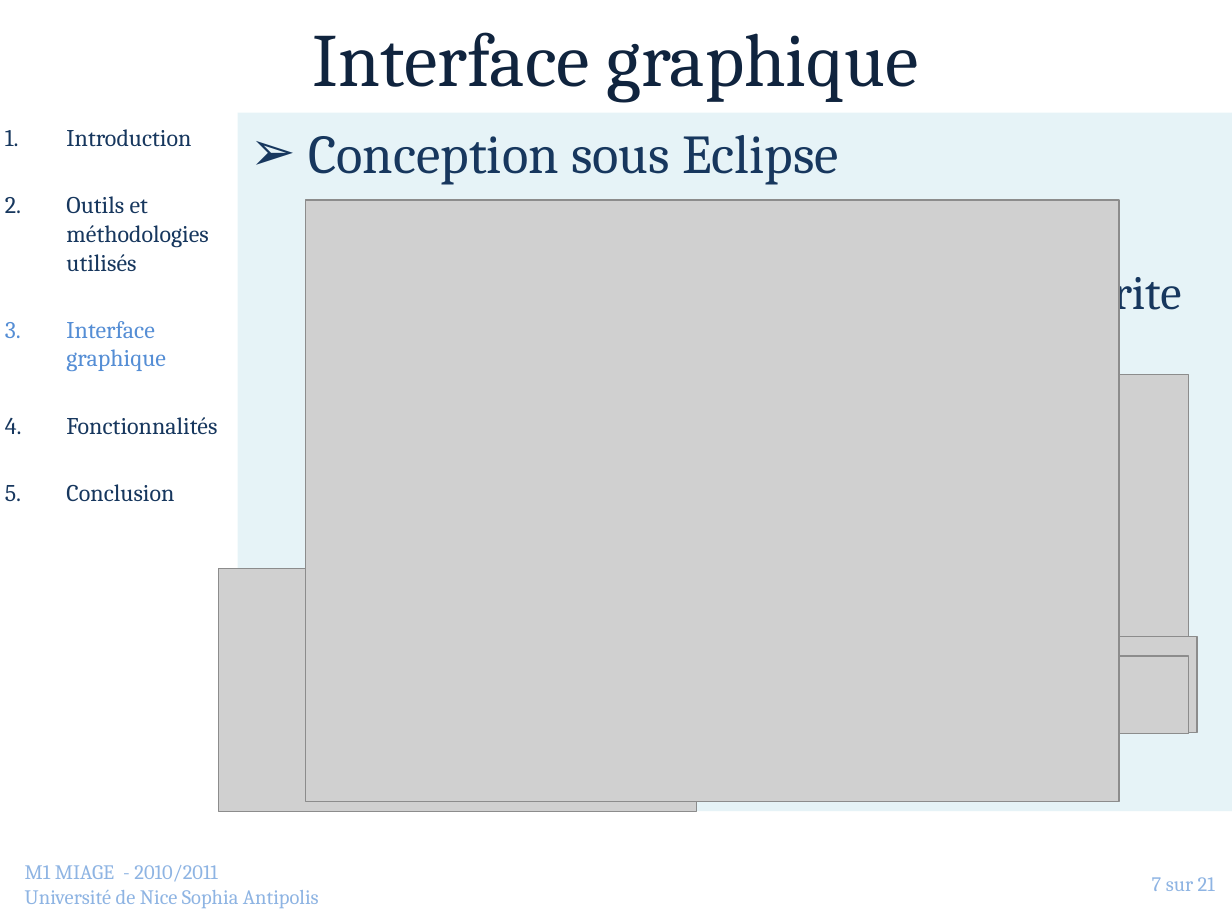
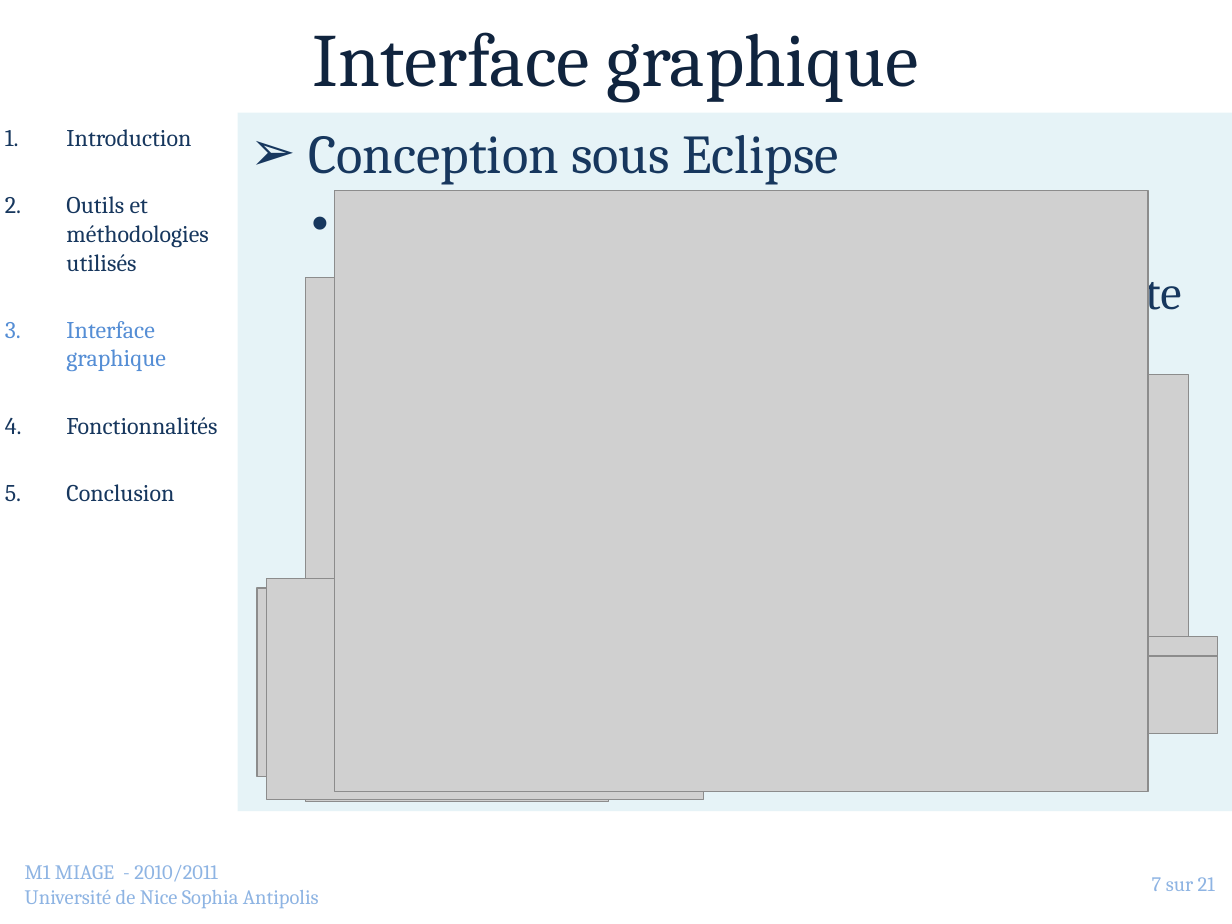
Before and after one commit to jlespagnard/android-advanced-player, a slide deck: slide 7 of AAP/docs/Presentation.pptx. Drawn at 1232x924 pixels with LibreOffice and Linux fonts; fonts in the diff are those of the drawing; grey boxes stand for pictures; background and template pictures are left out. Boxes give left, top, right and bottom in pixels: in the first picture for what was removed or moved away, otherwise in the second. Text is boxed around its words. In the diff, an @@ line names an element or a change of style, - is before the commit and + after.

```diff
--- a/AAP/docs/Presentation.pptx
+++ b/AAP/docs/Presentation.pptx
@@ picture: place and size @@
-picture at (306, 200, 1119, 801)
+picture at (335, 191, 1148, 792)
@@ picture: place and size @@
-picture at (218, 569, 727, 769)
+picture at (257, 588, 737, 776)
@@ picture: place and size @@
-picture at (218, 569, 696, 812)
+picture at (267, 578, 703, 800)
@@ picture: place and size @@
-picture at (752, 637, 1196, 733)
+picture at (772, 637, 1217, 733)
@@ picture: place and size @@
-picture at (752, 655, 1188, 733)
+picture at (781, 655, 1217, 733)
```
Also in this commit, not shown: 2 other slides changed, 2 other files.
